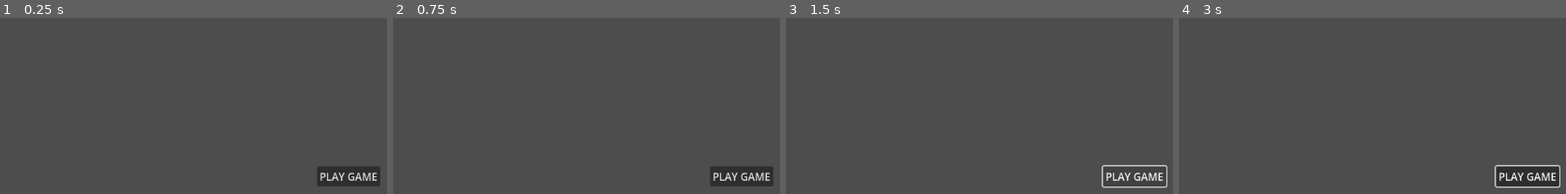
Above: before the commit, frames 1-4 (left to right).
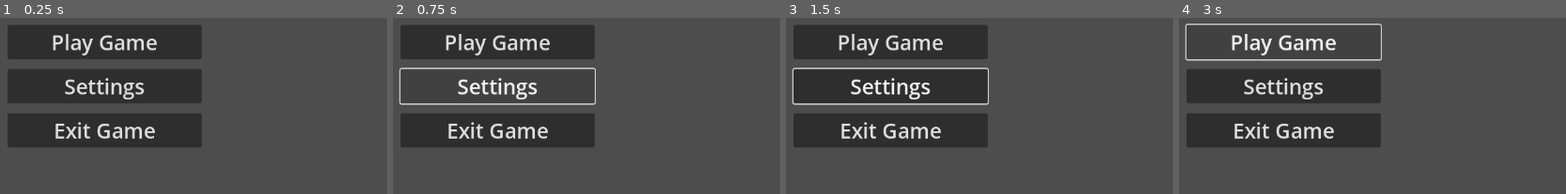
Above: after the commit, the same moments.

Repository: SSSalvan/O.M.G.A.M.M.A
Game: Godot game, scene res://scenes/main_menu.tscn
Same seed, same stepped clock (60 frames per second), same inputs: the game is played once before the commit and once after it. The project has no main scene, so this scene is started directly.
Inputs (mouse positions are in pixels of both pictures, inside the frame that each line leads up to):
- Up to frame 1 (0.25 s): no input
- Up to frame 2 (0.75 s): click (497, 86) at 0.5 s, where only the run after the commit has a clickable "Settings"
- Up to frame 3 (1.5 s): click (1134, 176) at 1.25 s, where only the run before the commit has a clickable "PLAY GAME"
- Up to frame 4 (3 s): click (1527, 176) at 2 s, where only the run before the commit has a clickable "PLAY GAME"; click (1283, 42) at 2.75 s, where only the run after the commit has a clickable "Play Game"

The runs differ from the first frame. In frame 1, 30% of the frame differs, in the area x 1-99%, y 4-96%; in frame 2, 23%; in frame 3, 30%, in the area x 1-99%, y 4-97%; in frame 4, 23%.

Commit message:
Update main_menu.tscn

Diff:
--- a/calamity-control/scenes/main_menu.tscn
+++ b/calamity-control/scenes/main_menu.tscn
@@ -5,9 +5,25 @@
 [node name="Camera2D" type="Camera2D" parent="."]
 
 [node name="VBoxContainer" type="VBoxContainer" parent="."]
-offset_right = 40.0
-offset_bottom = 40.0
+offset_left = -475.0
+offset_top = -218.0
+offset_right = -177.0
+offset_bottom = -54.0
+theme_override_constants/separation = 15
 
-[node name="Button" type="Button" parent="VBoxContainer"]
+[node name="Play Game" type="Button" parent="VBoxContainer"]
 layout_mode = 2
-text = "PLAY GAME"
+theme_override_font_sizes/font_size = 32
+text = "Play Game"
+
+[node name="Settings" type="Button" parent="VBoxContainer"]
+layout_mode = 2
+theme_override_font_sizes/font_size = 32
+text = "Settings
+"
+
+[node name="Exit Game" type="Button" parent="VBoxContainer"]
+layout_mode = 2
+theme_override_font_sizes/font_size = 32
+text = "Exit Game
+"
